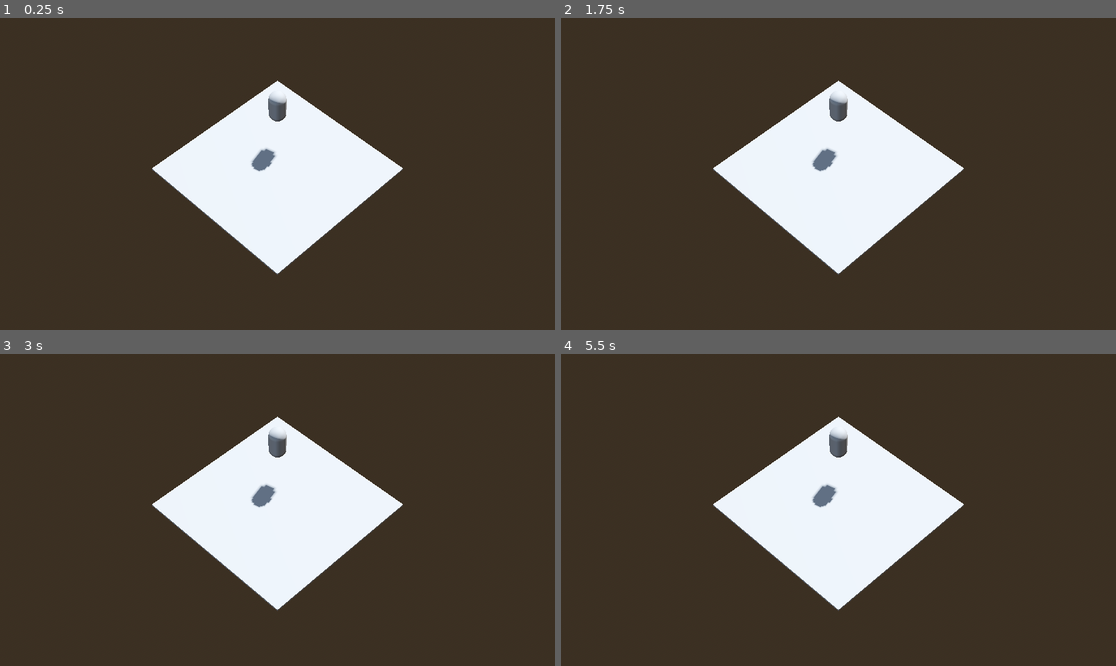
Above: before the commit, frames 1-4 (two rows, left to right).
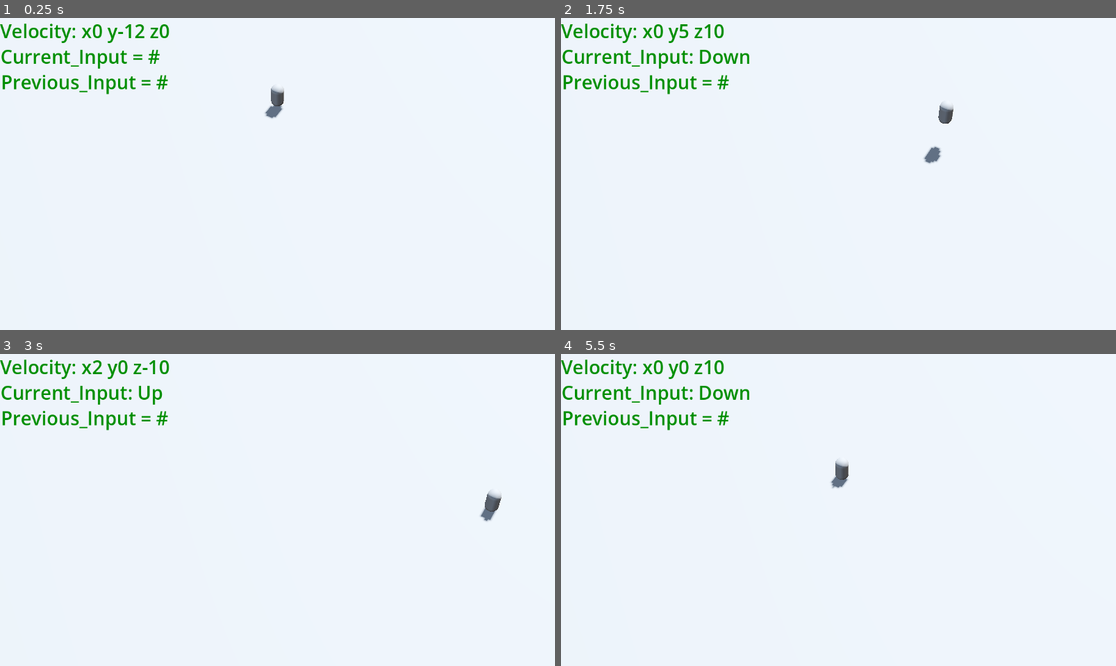
Above: after the commit, the same moments.

Repository: MichaelHayesMC/Term_3_Godot_GameName
Game: Godot game, scene res://scenes/node_3d.tscn
Two runs of this game, one before a commit and one after it. Both use one fixed random seed, a clock stepped at 60 frames per second and the inputs below. Before the commit the project starts from res://node_3d.tscn.
Inputs:
- Up to frame 1 (0.25 s): no input
- Up to frame 2 (1.75 s): hold D (move_right) 0.53-1.28 s; tap Space (jump) at 0.77, 1.52 s; hold S (move_down) from 1.28 s (still down)
- Up to frame 3 (3 s): release S (move_down) at 2.03 s; hold D (move_right) 2.03-2.78 s; hold W (move_up) from 2.78 s (still down)
- Up to frame 4 (5.5 s): tap Space (jump) at 3.02, 3.77, 4.52 s; release W (move_up) at 3.53 s; hold A (move_left) 3.53-5.03 s; hold S (move_down) from 5.03 s (still down)

The runs differ from the first frame. In frame 1, 86% of the frame differs, in the area x 0-100%, y 0-100%; in frame 2, 87%; in frame 3, 86%; in frame 4, 87%.

Commit message:
Directory Changes
Changed the location of some assets using folders as organisers

Diff:
--- a/new-game-project/node_3d.tscn
+++ /dev/null
@@ -1,52 +0,0 @@
-[gd_scene format=3 uid="uid://mgp02mkor0at"]
-
-[ext_resource type="PackedScene" uid="uid://ddc8k6gybq8ur" path="res://character_body_3d.tscn" id="1_a202f"]
-
-[sub_resource type="ProceduralSkyMaterial" id="ProceduralSkyMaterial_4xowi"]
-sky_horizon_color = Color(0.66224277, 0.6717428, 0.6867428, 1)
-ground_horizon_color = Color(0.66224277, 0.6717428, 0.6867428, 1)
-
-[sub_resource type="Sky" id="Sky_a202f"]
-sky_material = SubResource("ProceduralSkyMaterial_4xowi")
-
-[sub_resource type="Environment" id="Environment_noarx"]
-background_mode = 2
-sky = SubResource("Sky_a202f")
-tonemap_mode = 2
-glow_enabled = true
-
-[sub_resource type="PhysicsMaterial" id="PhysicsMaterial_a202f"]
-
-[sub_resource type="BoxShape3D" id="BoxShape3D_a202f"]
-
-[sub_resource type="BoxMesh" id="BoxMesh_4xowi"]
-
-[node name="Node3D" type="Node3D" unique_id=1025241619]
-
-[node name="DirectionalLight3D" type="DirectionalLight3D" parent="." unique_id=1820911538]
-transform = Transform3D(-0.8660254, -0.43301278, 0.25, 0, 0.49999997, 0.86602545, -0.50000006, 0.75, -0.43301266, 0, 0, 0)
-shadow_enabled = true
-
-[node name="WorldEnvironment" type="WorldEnvironment" parent="." unique_id=1635802988]
-environment = SubResource("Environment_noarx")
-
-[node name="Node3D" type="Node3D" parent="." unique_id=1131920864]
-transform = Transform3D(7.071068, 0, 7.071068, 0, 0.1, 0, -7.071068, 0, 7.071068, 0, 0, 0)
-
-[node name="StaticBody3D" type="StaticBody3D" parent="Node3D" unique_id=1150942541]
-physics_material_override = SubResource("PhysicsMaterial_a202f")
-
-[node name="CollisionShape3D" type="CollisionShape3D" parent="Node3D/StaticBody3D" unique_id=1521952302]
-shape = SubResource("BoxShape3D_a202f")
-
-[node name="MeshInstance3D" type="MeshInstance3D" parent="Node3D/StaticBody3D" unique_id=931718446]
-transform = Transform3D(-4.371139e-08, 0, 1, 0, 1, 0, -1, 0, -4.371139e-08, 0, 0, 0)
-mesh = SubResource("BoxMesh_4xowi")
-
-[node name="CharacterBody3D" parent="." unique_id=1438579107 instance=ExtResource("1_a202f")]
-transform = Transform3D(1, 0, 0, 0, 1, 0, 0, 0, 1, 0, 3, -2)
-
-[node name="Camera3D" type="Camera3D" parent="." unique_id=792609085]
-transform = Transform3D(1, 0, 0, 0, 0.64278764, 0.76604444, 0, -0.76604444, 0.64278764, 0, 37.959717, 32.217857)
-fov = 20.0
-size = 10.0
--- a/new-game-project/project.godot
+++ b/new-game-project/project.godot
@@ -11,7 +11,7 @@
 [application]
 
 config/name="New Game Project"
-run/main_scene="res://node_3d.tscn"
+run/main_scene="res://scenes/node_3d.tscn"
 config/features=PackedStringArray("4.6", "Forward Plus")
 config/icon="res://icon.svg"
 
--- a/new-game-project/character_body_3d.tscn
+++ b/new-game-project/scenes/character_body_3d.tscn
@@ -1,6 +1,6 @@
 [gd_scene format=3 uid="uid://ddc8k6gybq8ur"]
 
-[ext_resource type="Script" uid="uid://82l1c27xikiy" path="res://character_body_3d.gd" id="1_iwpo4"]
+[ext_resource type="Script" uid="uid://82l1c27xikiy" path="res://scripts/character_body_3d.gd" id="1_iwpo4"]
 
 [sub_resource type="CapsuleShape3D" id="CapsuleShape3D_bu0v1"]
 
--- /dev/null
+++ b/new-game-project/scenes/node_3d.tscn
@@ -0,0 +1,77 @@
+[gd_scene format=3 uid="uid://mgp02mkor0at"]
+
+[ext_resource type="PackedScene" uid="uid://ddc8k6gybq8ur" path="res://scenes/character_body_3d.tscn" id="1_tyffc"]
+
+[sub_resource type="ProceduralSkyMaterial" id="ProceduralSkyMaterial_4xowi"]
+sky_horizon_color = Color(0.66224277, 0.6717428, 0.6867428, 1)
+ground_horizon_color = Color(0.66224277, 0.6717428, 0.6867428, 1)
+
+[sub_resource type="Sky" id="Sky_a202f"]
+sky_material = SubResource("ProceduralSkyMaterial_4xowi")
+
+[sub_resource type="Environment" id="Environment_noarx"]
+background_mode = 2
+sky = SubResource("Sky_a202f")
+tonemap_mode = 2
+glow_enabled = true
+
+[sub_resource type="PhysicsMaterial" id="PhysicsMaterial_a202f"]
+
+[sub_resource type="WorldBoundaryShape3D" id="WorldBoundaryShape3D_tyffc"]
+
+[sub_resource type="BoxMesh" id="BoxMesh_4xowi"]
+
+[sub_resource type="LabelSettings" id="LabelSettings_tyffc"]
+font_size = 39
+font_color = Color(0, 0.5568628, 0, 1)
+
+[node name="Node3D" type="Node3D" unique_id=1025241619]
+
+[node name="DirectionalLight3D" type="DirectionalLight3D" parent="." unique_id=1820911538]
+transform = Transform3D(-0.8660254, -0.43301278, 0.25, 0, 0.49999997, 0.86602545, -0.50000006, 0.75, -0.43301266, 0, 0, 0)
+shadow_enabled = true
+
+[node name="WorldEnvironment" type="WorldEnvironment" parent="." unique_id=1635802988]
+environment = SubResource("Environment_noarx")
+
+[node name="Camera3D" type="Camera3D" parent="." unique_id=792609085]
+transform = Transform3D(1, 0, 0, 0, 0.64278764, 0.76604444, 0, -0.76604444, 0.64278764, 0, 49.151608, 45.977966)
+fov = 20.0
+size = 10.0
+
+[node name="CharacterBody3D" parent="." unique_id=1438579107 instance=ExtResource("1_tyffc")]
+transform = Transform3D(1, 0, 0, 0, 1, 0, 0, 0, 1, 0, 3, -2)
+
+[node name="StaticBody3D" type="StaticBody3D" parent="." unique_id=1150942541]
+physics_material_override = SubResource("PhysicsMaterial_a202f")
+
+[node name="CollisionShape3D" type="CollisionShape3D" parent="StaticBody3D" unique_id=1521952302]
+shape = SubResource("WorldBoundaryShape3D_tyffc")
+
+[node name="MeshInstance3D" type="MeshInstance3D" parent="StaticBody3D" unique_id=931718446]
+transform = Transform3D(-100, 0, 0, 0, -0.1, 0, 0, 0, -100, 0, 0, 0)
+mesh = SubResource("BoxMesh_4xowi")
+
+[node name="Velocity_preview" type="Label" parent="." unique_id=415163890]
+offset_right = 431.0
+offset_bottom = 60.0
+text = "Velocity = #"
+label_settings = SubResource("LabelSettings_tyffc")
+
+[node name="Current_preview" type="Label" parent="." unique_id=1266529607]
+offset_left = 1.0
+offset_top = 53.0
+offset_right = 432.0
+offset_bottom = 113.0
+size_flags_horizontal = 0
+text = "Current_Input = #"
+label_settings = SubResource("LabelSettings_tyffc")
+
+[node name="Previous_preview" type="Label" parent="." unique_id=1079711593]
+offset_left = 2.0
+offset_top = 106.0
+offset_right = 433.0
+offset_bottom = 166.0
+size_flags_horizontal = 0
+text = "Previous_Input = #"
+label_settings = SubResource("LabelSettings_tyffc")
Renamed: new-game-project/character_body_3d.gd.uid -> new-game-project/scripts/character_body_3d.gd.uid
